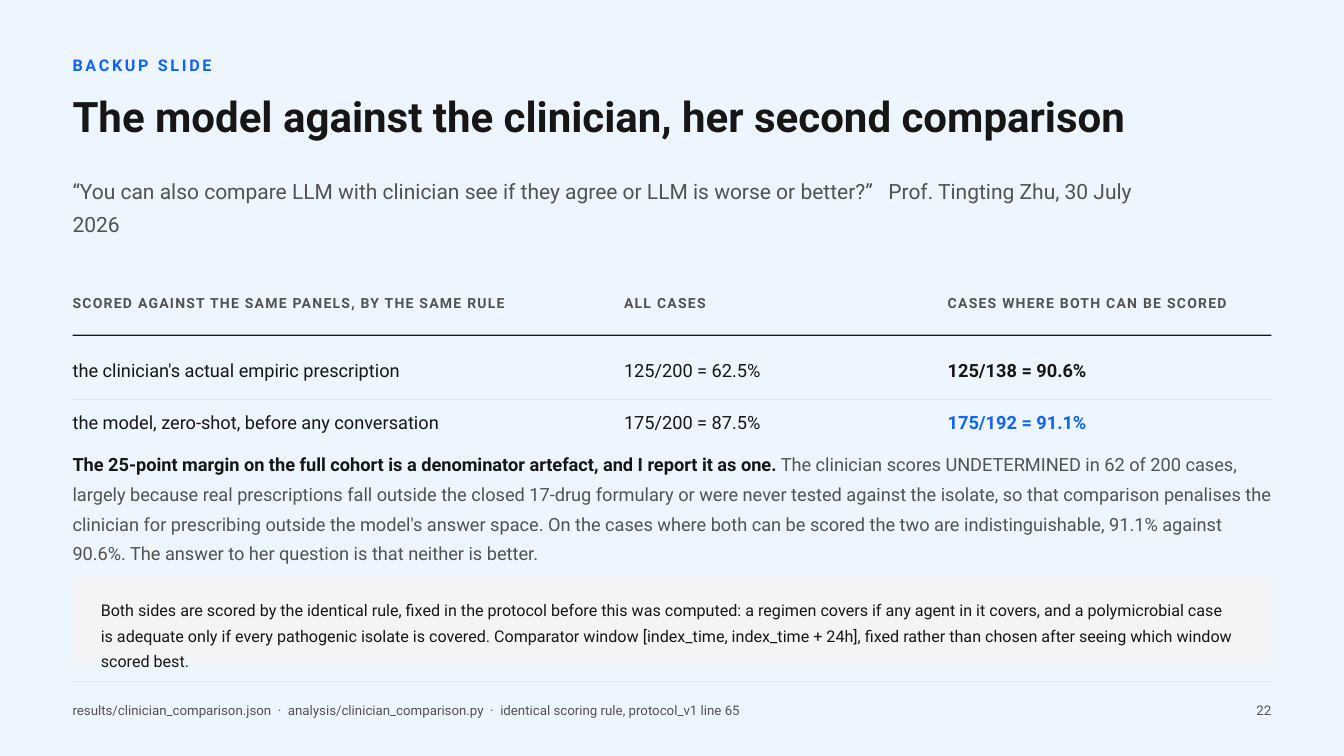
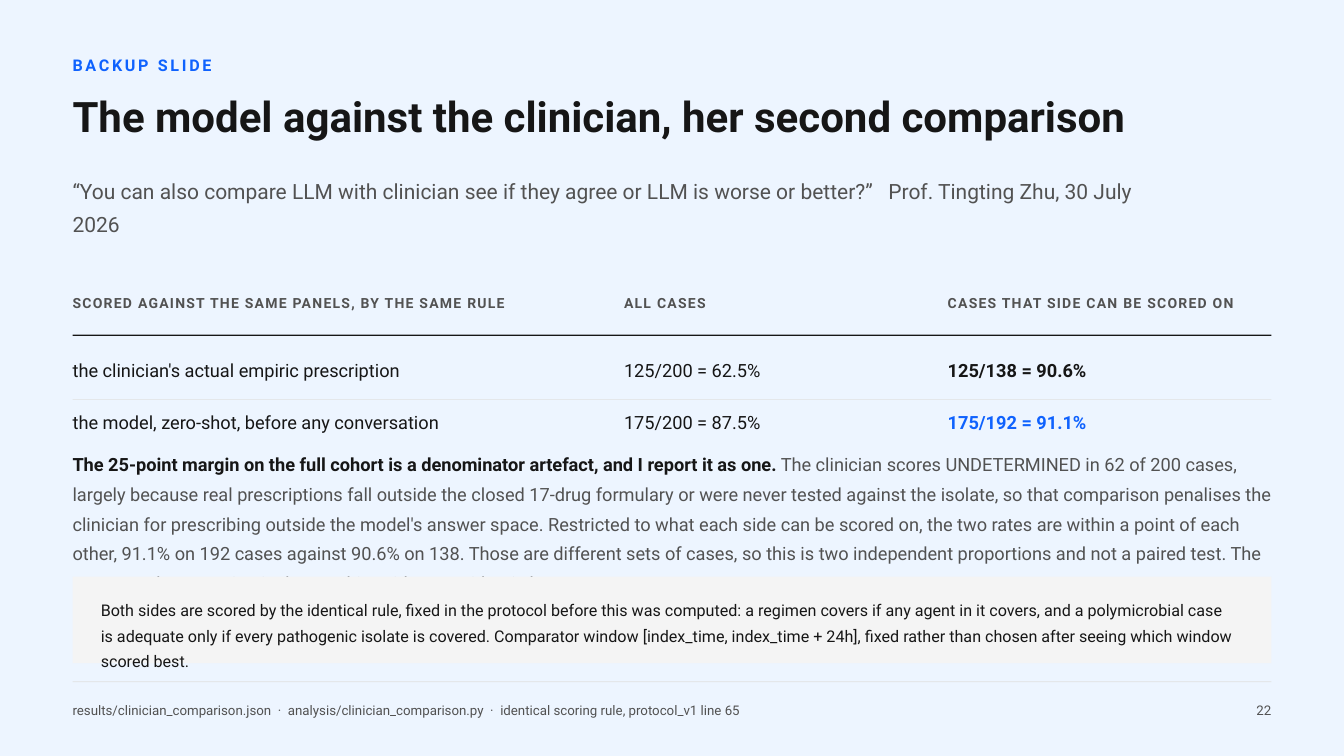
Before and after one commit to hayat-shomique/antibiotic-debate-mimic, a slide deck: slide 26 of deck/Shomique_Hayat_UNIQ_antibiotic_agents.pptx. Drawn at 1344x756 pixels with LibreOffice and Linux fonts; fonts in the diff are those of the drawing. Boxes give left, top, right and bottom in pixels: in the first picture for what was removed or moved away, otherwise in the second. Text is boxed around its words. In the diff, an @@ line names an element or a change of style, - is before the commit and + after.

```diff
--- a/deck/Shomique_Hayat_UNIQ_antibiotic_agents.pptx
+++ b/deck/Shomique_Hayat_UNIQ_antibiotic_agents.pptx
@@ text at [948, 298, 1234, 308]: text changed @@
-CASES WHERE BOTH CAN BE SCORED
+CASES THAT SIDE CAN BE SCORED ON
@@ text at [73, 457, 1271, 577]: text changed @@
-The 25-point margin on the full cohort is a denominator artefact, and I report it as one. The clinician scores UNDETERMINED in 62 of 200 cases, largely because real prescriptions fall outside the closed 17-drug formulary or were never tested against the isolate, so that comparison penalises the clinician for prescribing outside the model's answer space. On the cases where both can be scored the two are indistinguishable, 91.1% against 90.6%. The answer to her question is that neither is better.
+The 25-point margin on the full cohort is a denominator artefact, and I report it as one. The clinician scores UNDETERMINED in 62 of 200 cases, largely because real prescriptions fall outside the closed 17-drug formulary or were never tested against the isolate, so that comparison penalises the clinician for prescribing outside the model's answer space. Restricted to what each side can be scored on, the two rates are within a point of each other, 91.1% on 192 cases against 90.6% on 138. Those are different sets of cases, so this is two independent proportions and not a paired test. The answer to her question is that on this evidence neither is better.
```
Also in this commit, not shown: 7 other files.
